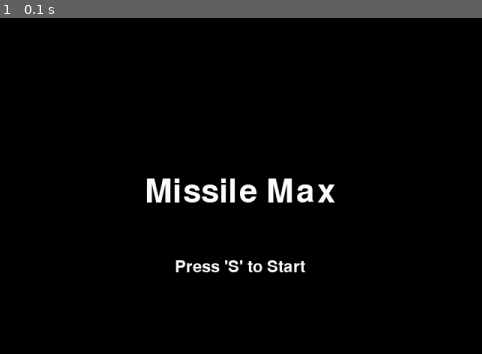
Above: before the commit, frame 1.
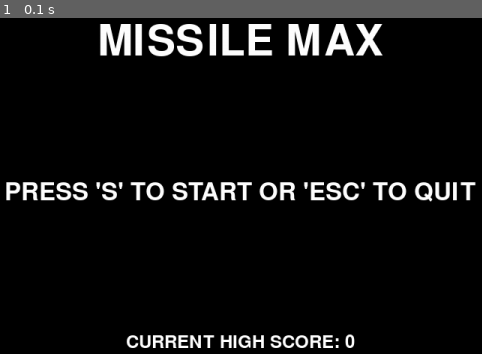
Above: after the commit, the same moment.

Repository: dannypwhite/pygame_tut
Game: pygame game, started from main.py
The game is run twice, just before and just after one commit, with the same random seed, the same clock (stepped at 60 frames per second) and the same inputs.
Inputs:
- Up to frame 1 (0.1 s): no input

The runs differ from the first frame. In frame 1, 8.1% of the frame differs, in the area x 1-99%, y 1-99%.

Commit message:
refined menu, added high score to menu

Diff:
--- a/main.py
+++ b/main.py
@@ -258,6 +258,17 @@
         clock.tick(30)
 # Menu loop
 def menu_loop():
+    # Load the current high score
+    current_high_score = 0
+    try:
+        high_score_file = open("game_data.txt", "r")
+        high_score_str = high_score_file.read()
+        current_high_score = int(high_score_str)
+        high_score_file.close()
+    except FileNotFoundError:
+        current_high_score = 0
+    except ValueError:
+        current_high_score = 0
     #Variable for the menu loop
     menu_active =True
     while menu_active:
@@ -266,16 +277,22 @@
         screen.fill((0,0,0))
 
         # Draw title text
-        title_font = pygame.font.SysFont(None, 64)
-        title_text = title_font.render("Missile Max", True, (255, 255, 255))
-        title_rect = title_text.get_rect(center=screen.get_rect().center)
+        title_font = pygame.font.SysFont(None, 84)
+        title_text = title_font.render("MISSILE MAX", True, (255, 255, 255))
+        title_rect = title_text.get_rect(center=(SCREEN_WIDTH/2, SCREEN_HEIGHT/4))
         screen.blit(title_text, title_rect)
 
         # Draw other menu text
-        menu_font = pygame.font.SysFont(None, 32)
-        menu_text = menu_font.render("Press 'S' to Start", True, (255,255,255))
-        menu_rect = menu_text.get_rect(center=(SCREEN_WIDTH/2, 500))
+        menu_font = pygame.font.SysFont(None, 48)
+        menu_text = menu_font.render("PRESS 'S' TO START OR 'ESC' TO QUIT", True, (255,255,255))
+        menu_rect = menu_text.get_rect(center=(SCREEN_WIDTH/2, SCREEN_HEIGHT/2))
         screen.blit(menu_text, menu_rect)
+
+        # Draw the high score text
+        score_font = pygame.font.SysFont(None, 36)
+        score_text = score_font.render(f"CURRENT HIGH SCORE: {current_high_score}", True, (255, 255, 255))
+        score_rect = score_text.get_rect(center=(SCREEN_WIDTH/2, (SCREEN_HEIGHT*(3/4))))
+        screen.blit(score_text, score_rect)
 
 
         #Check for keypresses
